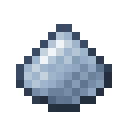
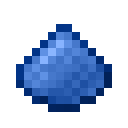
Layered file, before and after one edit (w=128, h=128). Changes by layer:
hid group "osmium" (3 layers) over [16, 24, 112, 112]
added group "cobalt" with 4 layers above "platinum" over [16, 24, 112, 112]
added layer "Color Fill 9" (3rd of 4, in "cobalt") (color) in group "cobalt" over [16, 24, 112, 112]
added layer "Layer 1" (2nd of 2, in "cobalt") (multiply, 3%) in group "cobalt" over [40, 40, 64, 64]
added layer "platinum" (3rd of 5, in "cobalt") in group "cobalt" over [16, 24, 112, 112]
hid group "platinum" (4th of 5) (2 layers) over [16, 24, 112, 112]
